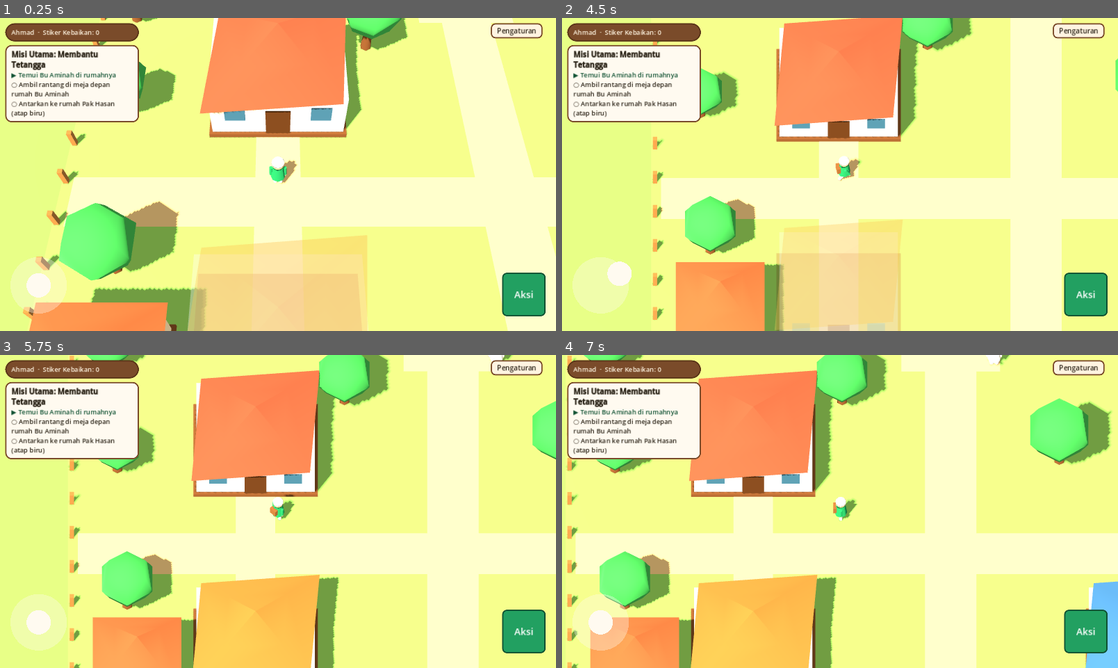
Above: before the commit, frames 1-4 (two rows, left to right).
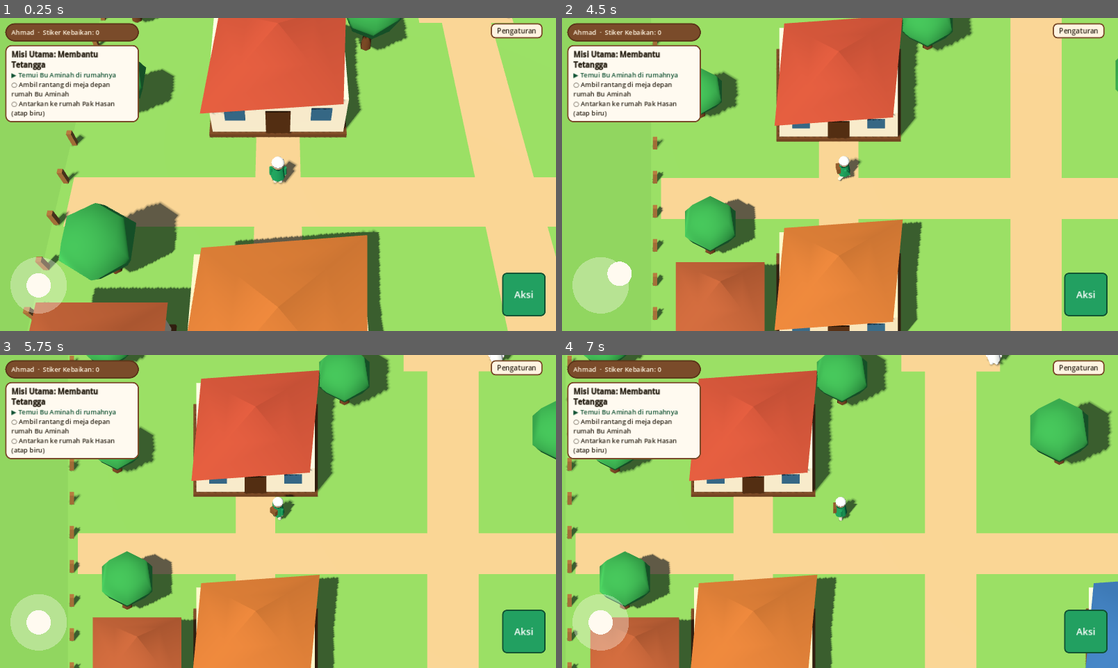
Above: after the commit, the same moments.

Repository: berlianlife/jelajah-kampung
Game: Godot game, scene res://scenes/main.tscn
Two runs of this game, one before a commit and one after it. Both use one fixed random seed, a clock stepped at 60 frames per second and the inputs below.
Inputs (mouse positions are in pixels of both pictures, inside the frame that each line leads up to):
- Up to frame 1 (0.25 s): no input
- Up to frame 2 (4.5 s): click "Pengaturan" at 0.5 s; click (928, 121) at 1.27 s; click "Ulang dari awal" at 2 s; click "Yakin? Klik lagi" at 2.75 s; click "Aksi" at 3.5 s; tap Enter at 4.25 s; drag from (600, 284) to (895, 105) at 4.27 s
- Up to frame 3 (5.75 s): drag from (166, 527) to (250, 574) at 5.02 s
- Up to frame 4 (7 s): move the mouse to (895, 442) at 5.77 s; hold D (move_right) 5.78-6.5 s; hold E (interact) 5.78-6.5 s; drag from (812, 574) to (673, 464) at 6.52 s

The runs differ from the first frame. In frame 1, 91% of the frame differs, in the area x 0-100%, y 0-100%; in frame 2, 91%; in frame 3, 91%; in frame 4, 91%.

Commit message:
v0.2.1: Safari-safe web render, calibrated lighting, geometric fade (40/40)

Diff:
--- a/project.godot
+++ b/project.godot
@@ -32,3 +32,4 @@
 renderer/rendering_method="gl_compatibility"
 renderer/rendering_method.mobile="gl_compatibility"
 anti_aliasing/quality/msaa_3d=1
+anti_aliasing/quality/msaa_3d.web=0
--- a/scripts/main.gd
+++ b/scripts/main.gd
@@ -65,22 +65,33 @@
 	_refresh_ui()
 
 func _setup_environment() -> void:
+	var safari := _is_safari()
 	var env := Environment.new()
 	env.background_mode = Environment.BG_COLOR
 	env.background_color = Color("9fd3ff")
 	env.ambient_light_source = Environment.AMBIENT_SOURCE_COLOR
-	env.ambient_light_color = Color("fff6dc")
-	env.ambient_light_energy = 0.6
+	env.ambient_light_color = Color("d9ecff")
+	env.ambient_light_energy = 0.3 if safari else 0.22
+	env.tonemap_mode = Environment.TONE_MAPPER_LINEAR
 	var we := WorldEnvironment.new()
 	we.environment = env
 	add_child(we)
 	var sun := DirectionalLight3D.new()
 	sun.rotation_degrees = Vector3(-55, -35, 0)
-	sun.light_color = Color("fff0cf")
-	sun.light_energy = 1.0
-	sun.shadow_enabled = true
-	sun.directional_shadow_max_distance = 60.0
+	sun.light_color = Color("fff0d6")
+	sun.light_energy = 0.5
+	# Safari's WebGL is the weak spot for shadow maps; skip them there.
+	sun.shadow_enabled = not safari
+	sun.directional_shadow_max_distance = 45.0
 	add_child(sun)
+	if safari:
+		print("Jelajah-Kampung: Safari detected, shadows off")
+
+func _is_safari() -> bool:
+	if not OS.has_feature("web"):
+		return false
+	var ua := str(JavaScriptBridge.eval("navigator.userAgent", true))
+	return ua.contains("Safari") and not ua.contains("Chrome") and not ua.contains("Chromium") and not ua.contains("Android")
 
 # ---------- spawning ----------
 func _spawn_interactables(world: Node3D) -> void:
@@ -136,7 +147,7 @@
 func _process(delta: float) -> void:
 	var blocked: bool = hud.is_blocking()
 	player.input_locked = blocked
-	WorldBuilder.update_fades(player.global_position, delta)
+	WorldBuilder.update_fades(player.global_position, delta, rig.pitch_deg)
 	near = null if blocked else _find_near()
 	hud.set_prompt(near.prompt_label if near != null else "")
 	if player.is_moving:
--- a/scripts/world/world_builder.gd
+++ b/scripts/world/world_builder.gd
@@ -86,9 +86,13 @@
 	fade_targets.append({"mats": mats, "min_x": x - w / 2.0, "max_x": x + w / 2.0, "min_z": z - d / 2.0, "max_z": z + d / 2.0, "cur": 1.0})
 
 ## Call every frame with the player position.
-static func update_fades(p: Vector3, delta: float) -> void:
+## A house hides the player when the camera ray to the player passes under its roof top (~4.6 m).
+static func update_fades(p: Vector3, delta: float, pitch_deg := 60.0) -> void:
+	var slope := tan(deg_to_rad(pitch_deg))
 	for b in fade_targets:
-		var occ: bool = p.x > b.min_x - 0.8 and p.x < b.max_x + 0.8 and b.max_z > p.z and b.min_z - p.z < 5.5 and p.z < b.max_z
+		var in_x: bool = p.x > b.min_x - 0.6 and p.x < b.max_x + 0.6
+		var gap := maxf(0.0, float(b.min_z) - p.z)
+		var occ: bool = in_x and p.z < b.max_z and gap * slope < 4.6
 		var goal := 0.3 if occ else 1.0
 		var cur: float = b.cur
 		if absf(cur - goal) < 0.002:
--- /dev/null
+++ b/tests/screenshot.gd
@@ -0,0 +1,13 @@
+extends SceneTree
+## Renders the game and saves screenshots. Run under a display (xvfb-run).
+func _init(): _run.call_deferred()
+func _run():
+	var gd = root.get_node("GameData"); gd.reset()
+	var m = load("res://scenes/main.tscn").instantiate(); root.add_child(m)
+	for i in 30: await process_frame
+	root.get_viewport().get_texture().get_image().save_png("/tmp/shot_start.png")
+	m.player.position = Vector3(-8.5, 0, 9.8)
+	m.rig.snap()
+	for i in 30: await process_frame
+	root.get_viewport().get_texture().get_image().save_png("/tmp/shot_aminah.png")
+	quit()
--- a/tests/smoke_test.gd
+++ b/tests/smoke_test.gd
@@ -31,6 +31,8 @@
 func _run() -> void:
 	var gd = root.get_node("GameData")
 	gd.reset()
+	gd.state["settings"] = gd.default_settings()
+	gd.save()
 	main = load("res://scenes/main.tscn").instantiate()
 	root.add_child(main)
 	await frames(5)
@@ -146,6 +148,9 @@
 	player.position = Vector3(0, 0, 2)
 	await frames(90)
 	check(hasan_house.cur > 0.99, "house restores when player leaves")
+	player.position = Vector3(-10, 0, 1)
+	await frames(60)
+	check(WorldBuilder.fade_targets[1].cur > 0.99, "house in front but not hiding player stays solid")
 
 	# --- settings ---
 	hud.toggle_settings()
@@ -169,5 +174,7 @@
 	check(int(loaded["quests"]["q.help_neighbor"]) == 3 and int(loaded["quests"]["q.harvest_tomato"]) == 2, "quest states persisted")
 
 	gd.reset()
+	gd.state["settings"] = gd.default_settings()
+	gd.save()
 	print("RESULT: %s (%d failed)" % ["OK" if fails == 0 else "FAILED", fails])
 	quit(1 if fails > 0 else 0)
Not shown, changed: export/web/index.pck
